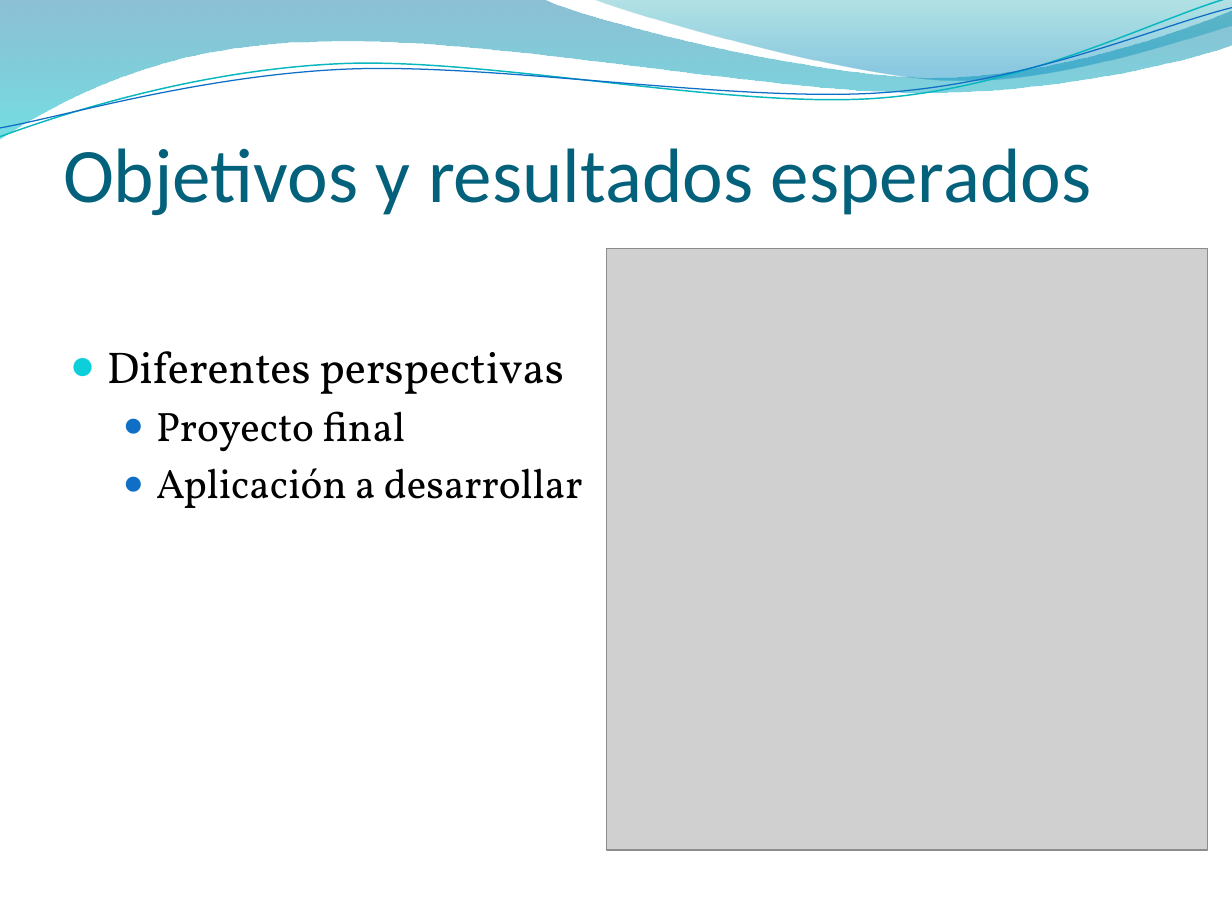
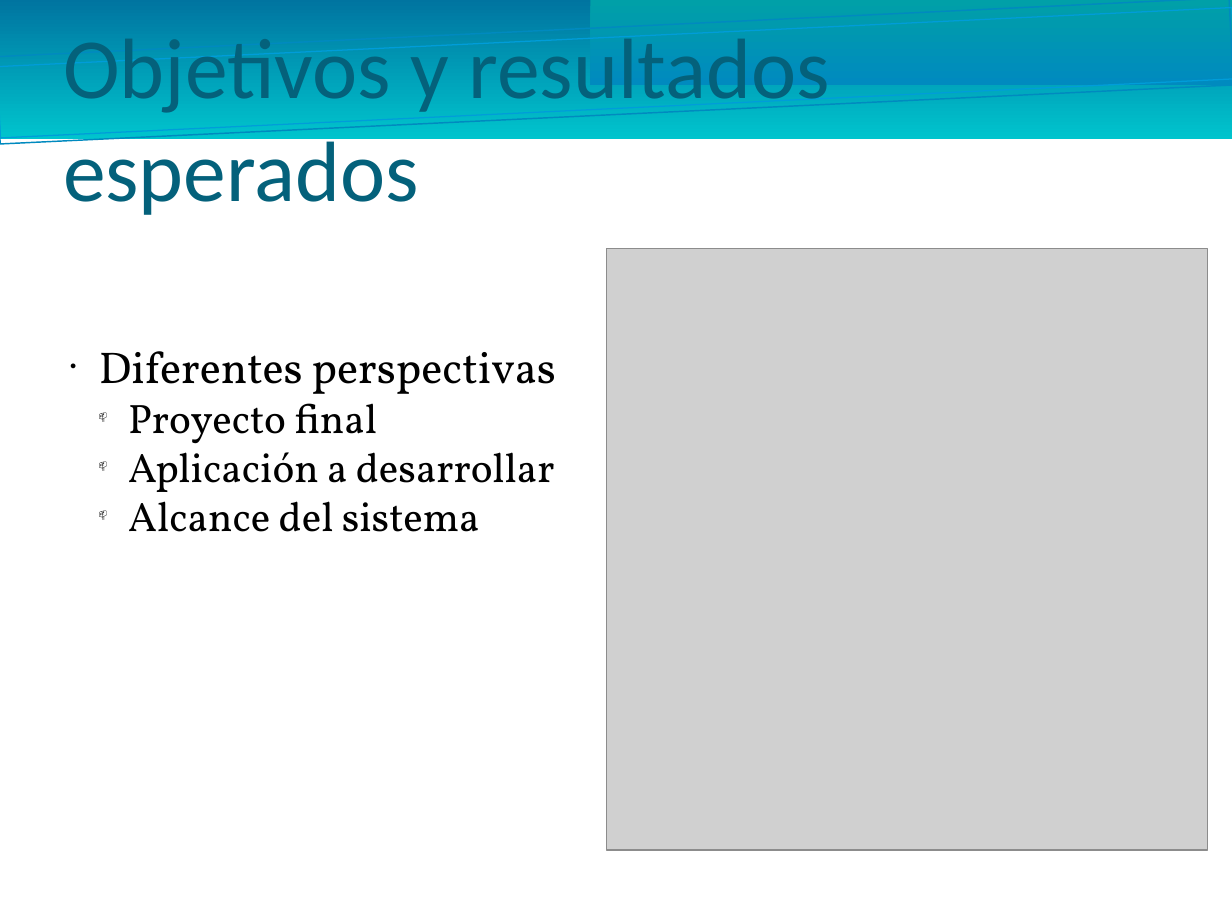
Before and after one commit to ORGTecnologo/7b6581PT, a slide deck: slide 6 of Documentacion/Entregas/Presentacion/Presentacion.pptx. Drawn at 1232x924 pixels with LibreOffice and Linux fonts; fonts in the diff are those of the drawing; grey boxes stand for pictures; background and template pictures are left out. Boxes give left, top, right and bottom in pixels: in the first picture for what was removed or moved away, otherwise in the second. Text is boxed around its words. In the diff, an @@ line names an element or a change of style, - is before the commit and + after.

```diff
--- a/Documentacion/Entregas/Presentacion/Presentacion.pptx
+++ b/Documentacion/Entregas/Presentacion/Presentacion.pptx
@@ freeform shape removed at <box>0,0,1232,139</box> @@
@@ freeform shape removed at <box>0,0,1232,144</box> @@
@@ freeform shape removed at <box>0,8,1232,137</box> @@
@@ rectangle added at <box>0,0,1232,139</box>, fill gradient #0074A0 to #00C4CD @@
@@ rectangle added at <box>0,0,1232,144</box>, outline #008ABF 0.85 pt @@
@@ rectangle added at <box>0,8,1232,137</box>, outline #009DD9 0.74 pt @@
@@ freeform shape removed at <box>590,0,1232,85</box> @@
@@ rectangle added at <box>590,0,1232,85</box>, fill gradient #00A0A8 to #008ABF @@
@@ text "Objetivos y resultados esperados" at <box>63,39,830,215</box>: size 45 to 50 pt @@
@@ text at <box>99,351,556,492</box>: indent changed; less space between paragraphs; bullet ● to 📫 @@
@@ text at <box>128,501,480,532</box>: paragraph added @@
+  📫 Alcance del sistema
```
Also in this commit, not shown: 22 other slides changed, 1 slide added, 2 other files.
